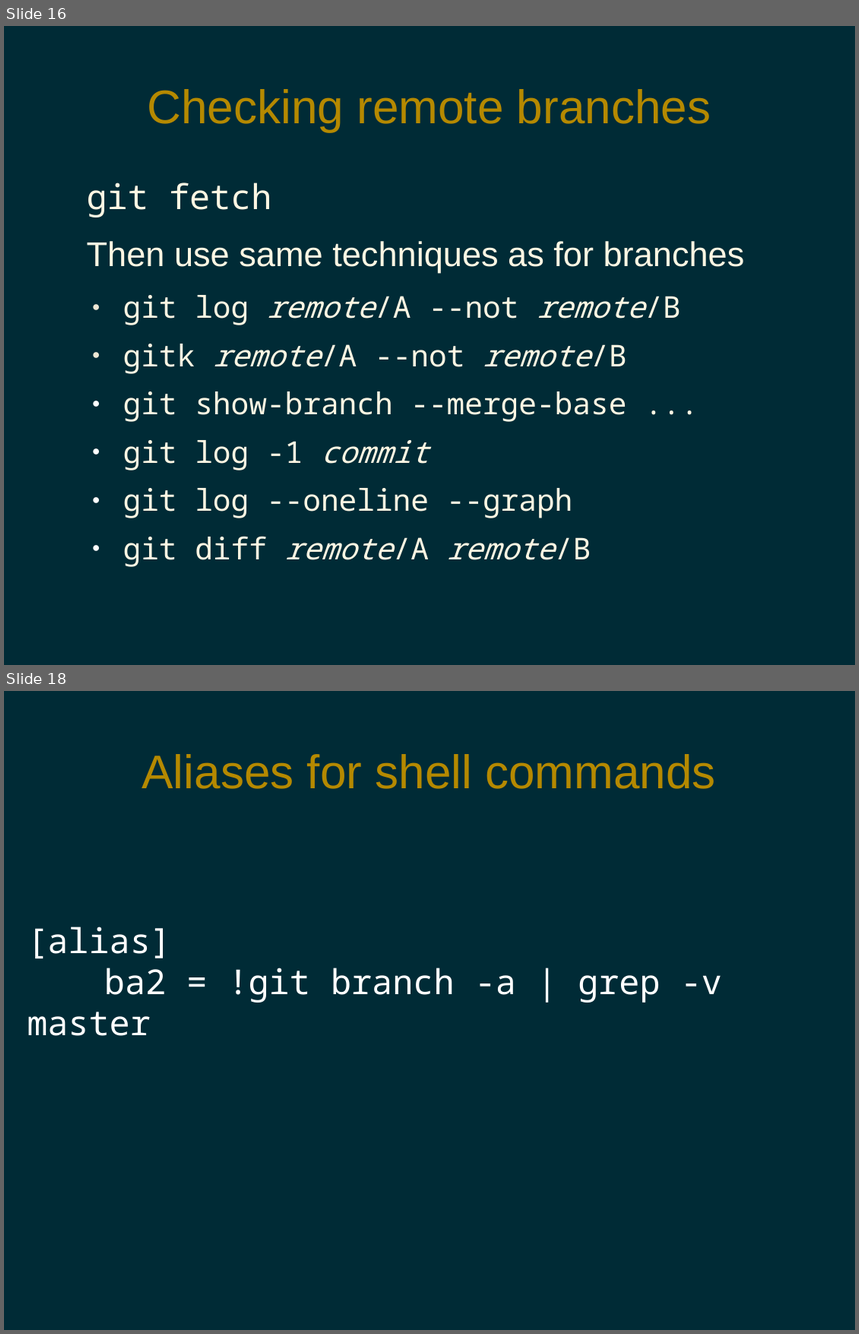
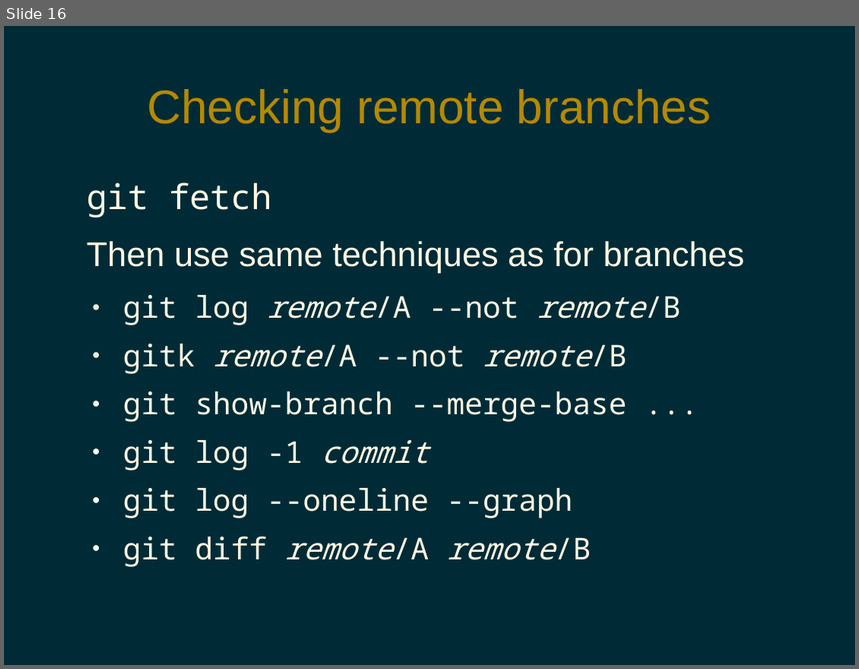
Before and after one commit to pdg137/gitpres, a slide deck: advanced.odp. Shown one above the other, each under a label of ours: slides 16 and 18 before the commit, slide 16 after it; the slides between them are not shown. The pictures are 859x1334 and 859x669 pixels, drawn with LibreOffice and Linux fonts; fonts in the diff are those of the drawing. Boxes give left, top, right and bottom in pixels: in the first picture for what was removed or moved away, otherwise in the second. Text is boxed around its words. In the diff, an @@ line names an element or a change of style, - is before the commit and + after.

Commit message:
removed aliases, added post-recieve

```diff
--- a/advanced.odp
+++ b/advanced.odp
@@ slide 18 removed at bbox=[4, 691, 855, 1330], background #002B36 @@
@@ title removed at bbox=[142, 754, 716, 789] @@
-Aliases for shell commands
@@ text removed at bbox=[27, 927, 722, 1036] @@
-[alias]
-ba2 = !git branch -a | grep -v master
```
Also in this commit, not shown: 4 slides changed, 1 slide added, 2 other slides removed.
